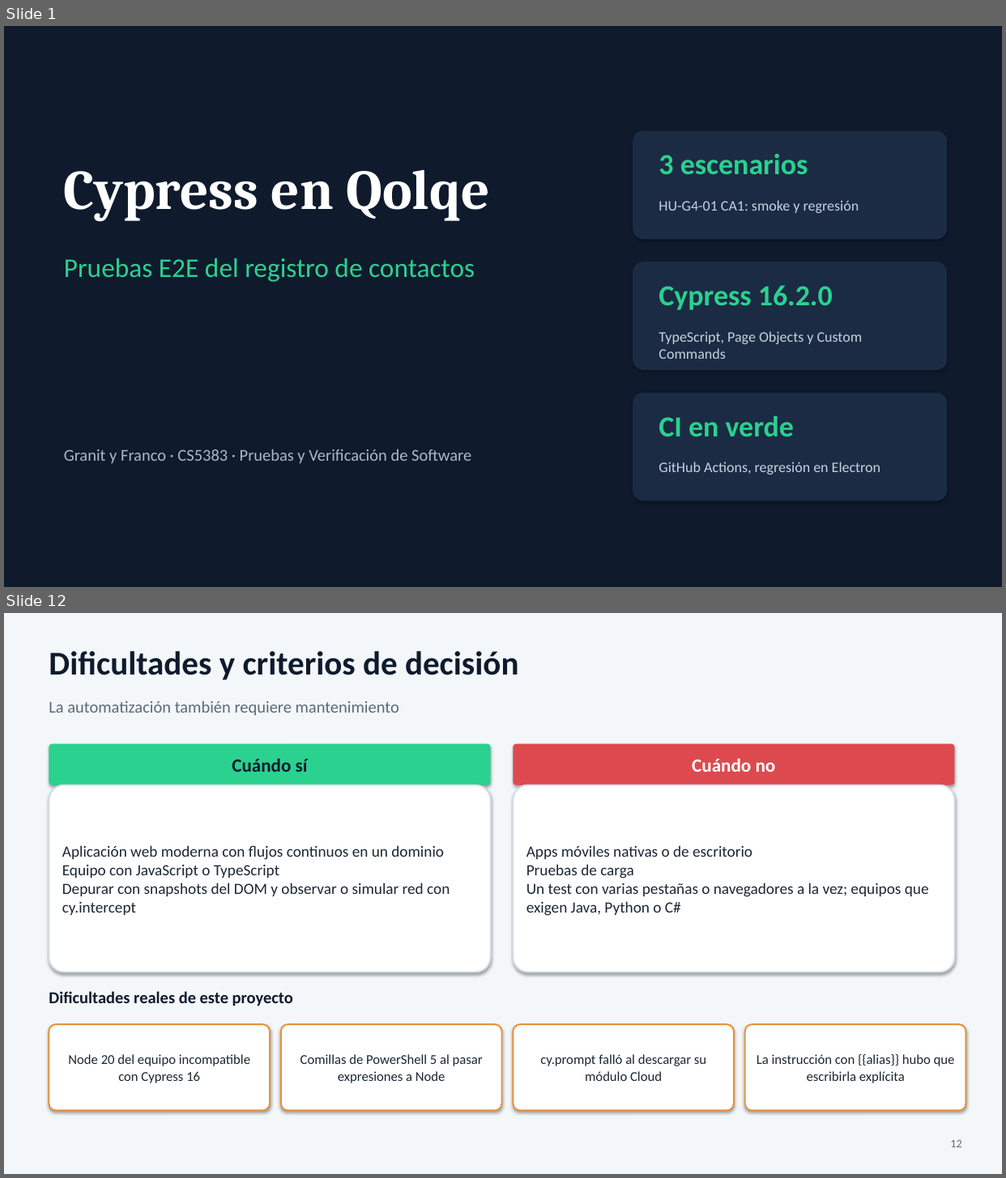
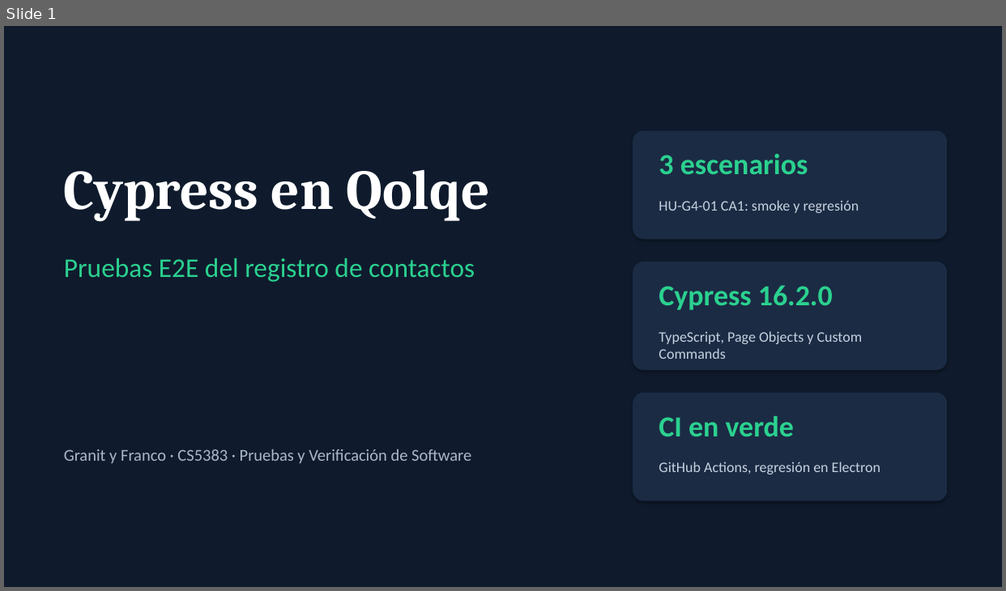
Before and after one commit to granitespinoza/qolqe-g4-qa, a slide deck: presentacion/cypress/Cypress-Qolqe.pptx. Shown one above the other, each under a label of ours: slides 1 and 12 before the commit, slide 1 after it; the slides between them are not shown. The pictures are 1006x1178 and 1006x591 pixels, drawn with LibreOffice and Linux fonts; fonts in the diff are those of the drawing. Boxes give left, top, right and bottom in pixels: in the first picture for what was removed or moved away, otherwise in the second. Text is boxed around its words. In the diff, an @@ line names an element or a change of style, - is before the commit and + after.

```diff
--- a/presentacion/cypress/Cypress-Qolqe.pptx
+++ b/presentacion/cypress/Cypress-Qolqe.pptx
@@ slide 12 removed at [4, 613, 1002, 1174], background #F4F7FA @@
@@ text removed at [49, 651, 518, 680] @@
-Dificultades y criterios de decisión
@@ text removed at [49, 701, 399, 716] @@
-La automatización también requiere mantenimiento
@@ rounded rectangle removed at [49, 744, 491, 786] @@
-Cuándo sí
@@ rounded rectangle removed at [513, 744, 955, 786] @@
-Cuándo no
@@ rounded rectangle removed at [49, 786, 491, 973] @@
-Aplicación web moderna con flujos continuos en un dominio
-Equipo con JavaScript o TypeScript
-Depurar con snapshots del DOM y observar o simular red con cy.intercept
@@ rounded rectangle removed at [513, 786, 955, 973] @@
-Apps móviles nativas o de escritorio
-Pruebas de carga
-Un test con varias pestañas o navegadores a la vez; equipos que exigen Java, Python o C#
@@ text removed at [49, 991, 293, 1007] @@
-Dificultades reales de este proyecto
@@ rounded rectangle removed at [49, 1024, 270, 1111] @@
-Node 20 del equipo incompatible con Cypress 16
@@ rounded rectangle removed at [281, 1024, 502, 1111] @@
-Comillas de PowerShell 5 al pasar expresiones a Node
@@ rounded rectangle removed at [513, 1024, 734, 1111] @@
-cy.prompt falló al descargar su módulo Cloud
@@ rounded rectangle removed at [745, 1024, 966, 1111] @@
-La instrucción con {{alias}} hubo que escribirla explícita
@@ text removed at [950, 1140, 961, 1148] @@
-12
```
Also in this commit, not shown: 9 slides changed, 1 slide added, 2 other slides removed, 1 other file.
